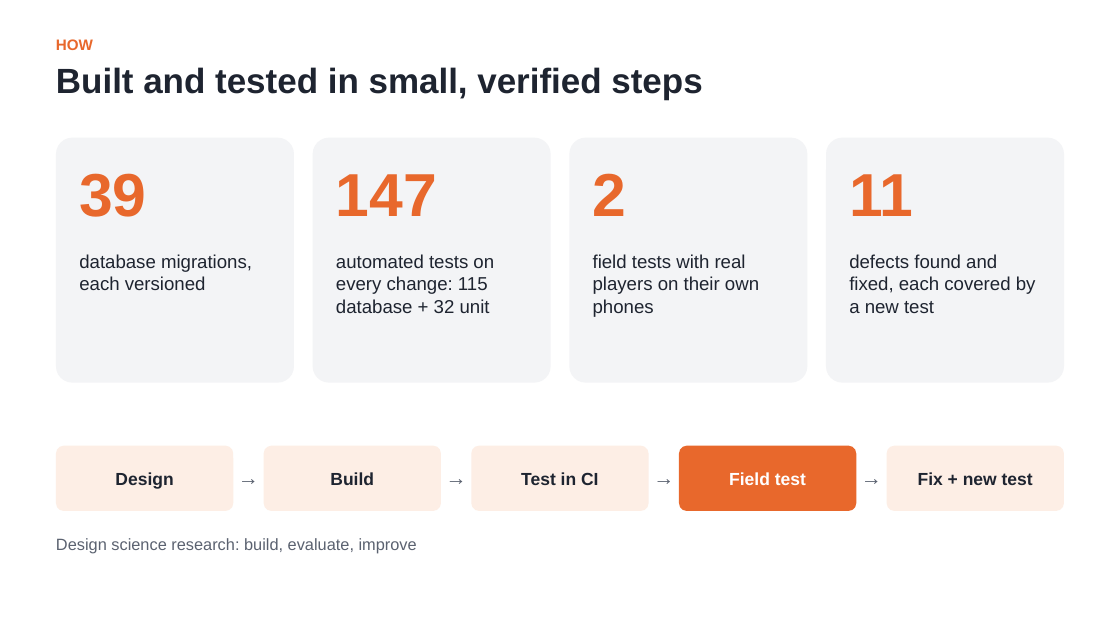
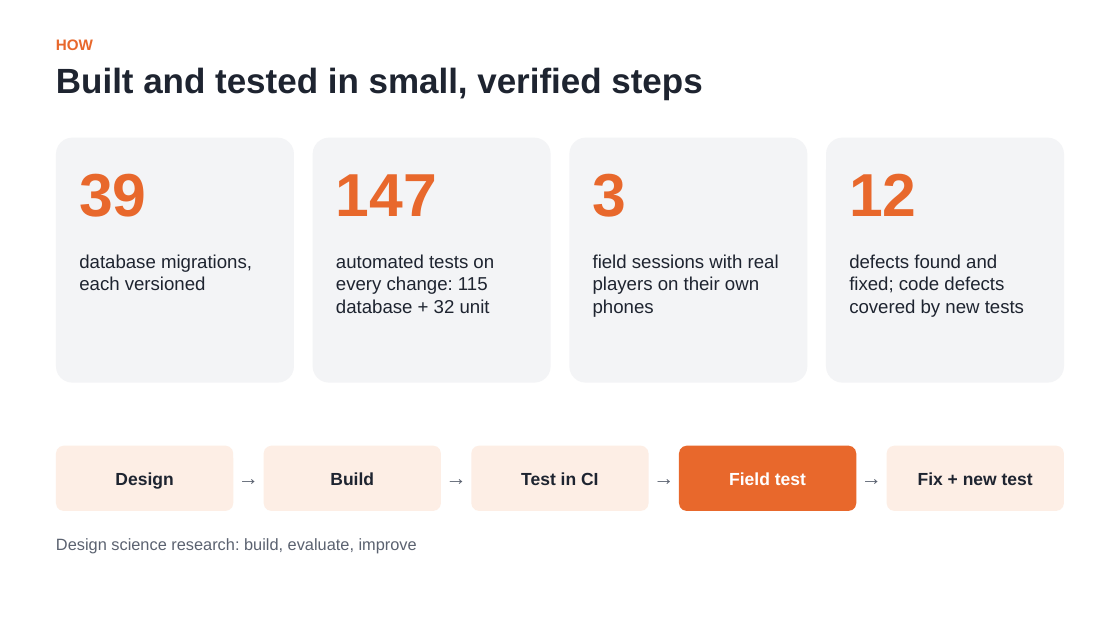
Before and after one commit to Nokpednam/MeQ-web-app, a slide deck: slide 9 of docs/report/slides/MeQ_Presentation.pptx. Drawn at 1120x630 pixels with LibreOffice and Linux fonts; fonts in the diff are those of the drawing. Boxes give left, top, right and bottom in pixels: in the first picture for what was removed or moved away, otherwise in the second. Text is boxed around its words. In the diff, an @@ line names an element or a change of style, - is before the commit and + after.

```diff
--- a/docs/report/slides/MeQ_Presentation.pptx
+++ b/docs/report/slides/MeQ_Presentation.pptx
@@ text at (593, 173, 627, 217): text changed @@
-2
+3
@@ text at (849, 173, 916, 216): text changed @@
-11
+12
@@ text at (593, 254, 779, 317): text changed @@
-field tests with real players on their own phones
+field sessions with real players on their own phones
@@ text at (849, 254, 1024, 317): text changed @@
-defects found and fixed, each covered by a new test
+defects found and fixed; code defects covered by new tests
```
Also in this commit, not shown: 1 other slide changed, 10 other files.
